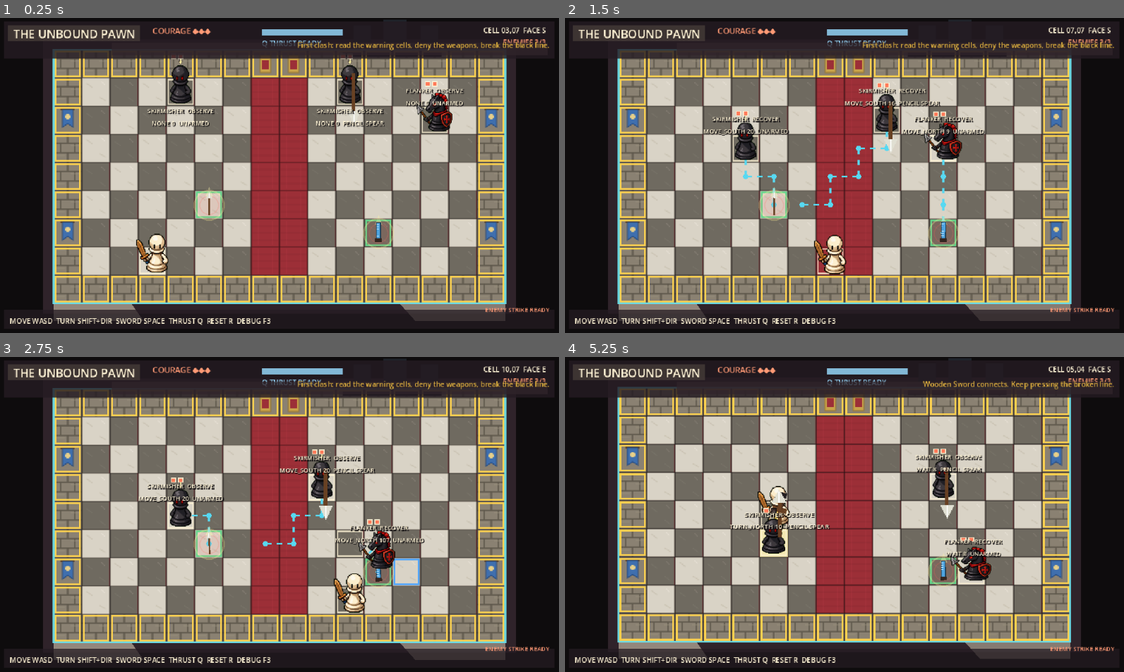
Above: before the commit, frames 1-4 (two rows, left to right).
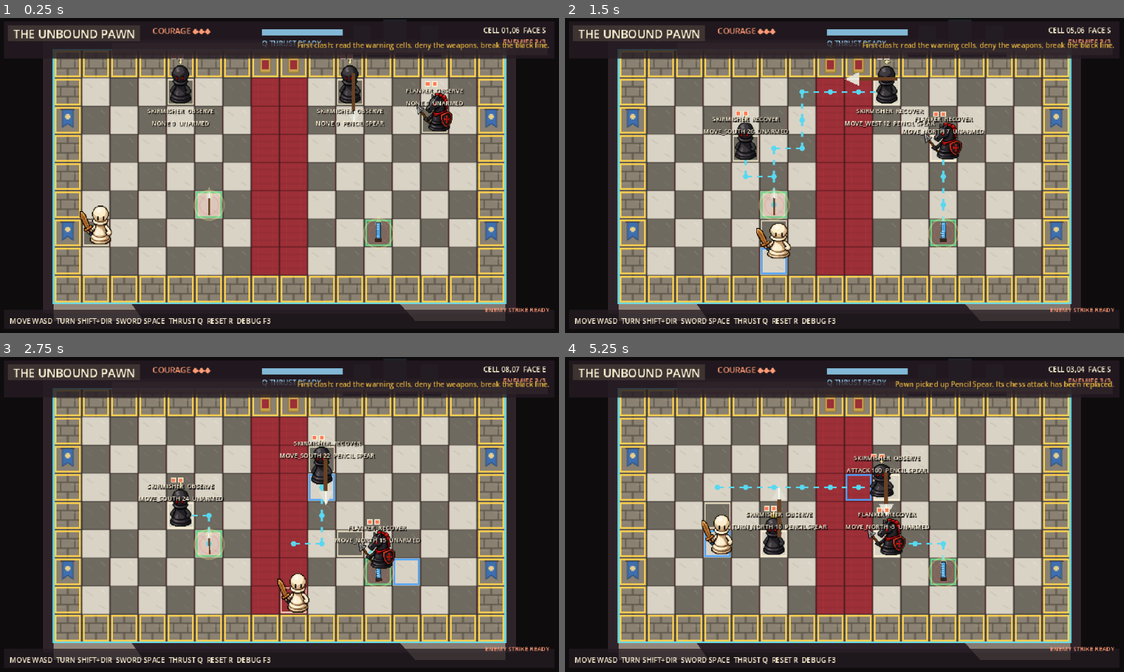
Above: after the commit, the same moments.

Repository: ThachCoder2k2/2d-hess-game-rpg
Game: Godot game, scene res://scenes/main.tscn
Two runs of this game, one before a commit and one after it. Both use one fixed random seed, a clock stepped at 60 frames per second and the inputs below.
Inputs:
- Up to frame 1 (0.25 s): no input
- Up to frame 2 (1.5 s): hold D (move_right) 0.53-1.28 s; tap Space (attack) at 0.6 s; hold S (move_down) from 1.28 s (still down); tap Shift (turn_mode) at 1.35 s
- Up to frame 3 (2.75 s): release S (move_down) at 2.03 s; hold D (move_right) from 2.03 s (still down); tap Space (attack) at 2.1 s
- Up to frame 4 (5.25 s): release D (move_right) at 2.78 s; hold W (move_up) 2.78-3.53 s; tap Shift (turn_mode) at 2.85, 4.35 s; hold A (move_left) 3.53-5.03 s; tap Space (attack) at 3.6, 5.1 s; hold S (move_down) from 5.03 s (still down)

The runs differ from the first frame. In frame 1, 1.0% of the frame differs, in the area x 14-93%, y 2-82%; in frame 2, 2.9%; in frame 3, 2.6%; in frame 4, 13%, in the area x 9-98%, y 2-97%.

Commit message:
Complete the hero-as-spawn-marker change set
These three files were part of "Make the hero its own spawn marker"
(2437e81) but a silently failed git add left them out of that commit:

- main.gd: _get_room_hero_start_cell -> _resolve_hero_start_cell (the
  hero's parked editor position, floored to its cell, is the spawn).
- encounter_hud_runtime_test.gd: hero start assertion derives from the
  parked position via the grid instead of the removed room marker.
- vault Script Index: drop the deleted hero_start_marker.gd row.

Co-Authored-By: Claude Opus 4.8 <noreply@anthropic.com>

Diff:
--- a/scripts/main.gd
+++ b/scripts/main.gd
@@ -53,7 +53,7 @@
 	board = _resolve_scene_node(board_path, BOARD_SCENE, PrototypeBoard.new(), "PrototypeBoard") as PrototypeBoard
 	hero = _resolve_scene_node(hero_path, PLAYER_SCENE, PawnHero.new(), "PawnHero") as PawnHero
 	var existing_room := get_node_or_null(room_path)
-	var resolved_hero_start := _get_room_hero_start_cell(existing_room)
+	var resolved_hero_start := _resolve_hero_start_cell()
 
 	if director != null:
 		_connect_signal_once(director, &"token_changed", Callable(self, "_update_token_owner"))
@@ -106,9 +106,16 @@
 		source.connect(signal_name, target)
 
 
-func _get_room_hero_start_cell(room: Node) -> Vector2i:
-	if room != null and room.has_method("get_hero_start_cell"):
-		return room.call("get_hero_start_cell")
+## The hero is its own spawn marker: wherever the PawnHero node is parked in the
+## editor is where it starts — the parked pixel position floors to the cell that
+## contains it, and setup() re-centers the sprite on that cell. The exported
+## hero_start_cell is only the fallback when the parked spot is off the board
+## (e.g. a bare-script Main in tests, where the hero sits at the origin).
+func _resolve_hero_start_cell() -> Vector2i:
+	if hero != null and grid_world != null:
+		var parked_cell := grid_world.world_to_cell(hero.position)
+		if grid_world.is_inside(parked_cell):
+			return parked_cell
 	return hero_start_cell
 
 
--- a/tests/encounter_hud_runtime_test.gd
+++ b/tests/encounter_hud_runtime_test.gd
@@ -14,9 +14,7 @@
 	director.set_paused(true)
 	var room := game.get_node_or_null("FirstEncounter")
 	var hero := game.get("hero") as PawnHero
-	var hero_start_cell := Vector2i.ZERO
-	if room != null and room.has_method("get_hero_start_cell"):
-		hero_start_cell = room.call("get_hero_start_cell")
+	var world := game.get("grid_world") as GridWorld
 	var hud := game.get("hud") as Node
 	var encounter_label := hud.get_node_or_null("EncounterLabel") as Label
 	var skill_fill := hud.get_node_or_null("SkillFill") as ColorRect
@@ -33,7 +31,9 @@
 		editor_binding_ok
 		and game.get_node_or_null("FirstEncounter") != null
 		and hero != null
-		and hero.current_cell == hero_start_cell
+		and world != null
+		and hero.current_cell == world.world_to_cell(hero.position)
+		and world.is_inside(hero.current_cell)
 		and game.get("remaining_enemies") == 3
 		and game.get("total_enemies") == 3
 		and encounter_label != null
Not shown, changed: docs/vault/Script Index.md
